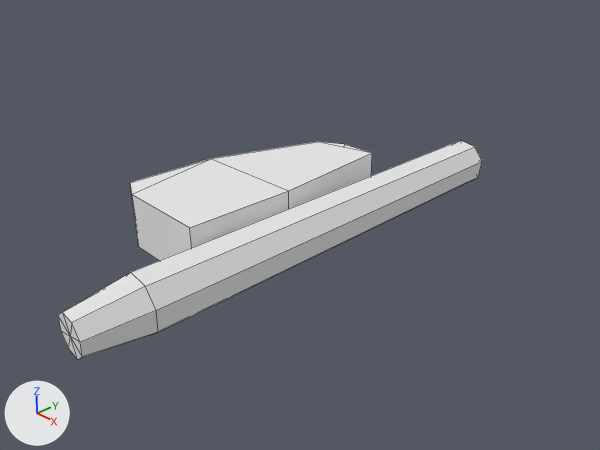
The Blender file base/models/weapons/bolterrifle/bolterrifle_clip.blend, before and after one commit.
Before and after are seen from the file's camera 'Camera'. Every picture has the same lights, and +X, +Y and +Z are marked at lower left. Mesh edges are drawn as thin lines.

Script lines for the objects in view, before the commit:
```python
me_bolter_clip = bpy.data.meshes.new('bolter_clip')
me_bolter_clip.from_pydata(...)  # 42 vertices, 48 faces; spans x -3.8..2.1, y -8.0..8.2, z 0.0..1.9
me_bolter_clip.materials.append(mat_material_dummy)  # its picture is missing
ob_bolter_clip = bpy.data.objects.new('bolter_clip', me_bolter_clip)
ob_bolter_clip.location = (0.0, 0.0, 0.0)
```
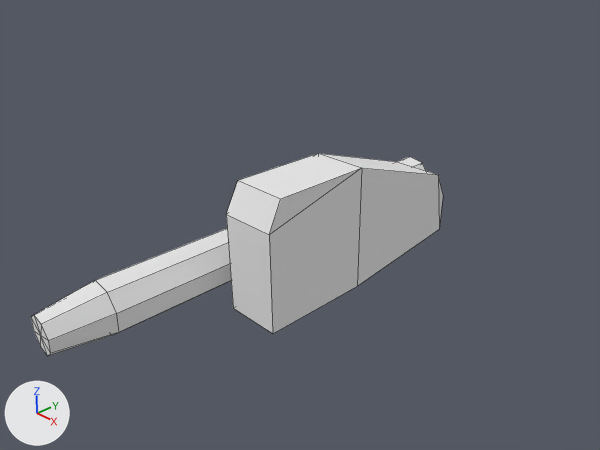
Changed parts and their boxes [x1, y1, x2, y2] in the pictures (600 x 450 px; the box of a moved part takes in the faces that stretch with it):
```json
{"object": "bolter_clip", "change": "reshaped", "before": [58, 140, 482, 359], "after": [31, 153, 443, 356], "on screen": "7% shorter"}
{"part": 1, "of": "me_bolter_clip", "change": "moved or reshaped", "before": [58, 140, 482, 359], "after": [31, 157, 426, 356]}
{"part": 2, "of": "me_bolter_clip", "change": "moved or reshaped", "before": [130, 142, 372, 261], "after": [226, 153, 443, 333]}
```

Edits to the scene script, one JSON object a line:
```json
{"block": "me_bolter_clip", "where": "me_bolter_clip.from_pydata(...)  # 42 vertices, 48 faces; spans x -3.8..2.1, y -8.0..8.2, z 0.0..1.9"}
{"block": "me_bolter_clip", "where": "# used by ob_bolter_clip; location = (0.0, 0.0, 0.0)"}
{"block": "me_bolter_clip", "change": "me_bolter_clip part 1: the loose piece of 26 vertices spanning x 0.4..2.1, y -8.0..8.2, z 0.0..1.7 is moved by (-2.4, 0.0, -1.3)"}
{"block": "me_bolter_clip", "change": "me_bolter_clip part 2: the loose piece of 16 vertices spanning x -3.8..0.4, y -4.0..4.2, z 0.0..1.9 is turned 90 degrees about the y axis through its middle, then moved by (3.1, 1.2, -0.2)"}
```
